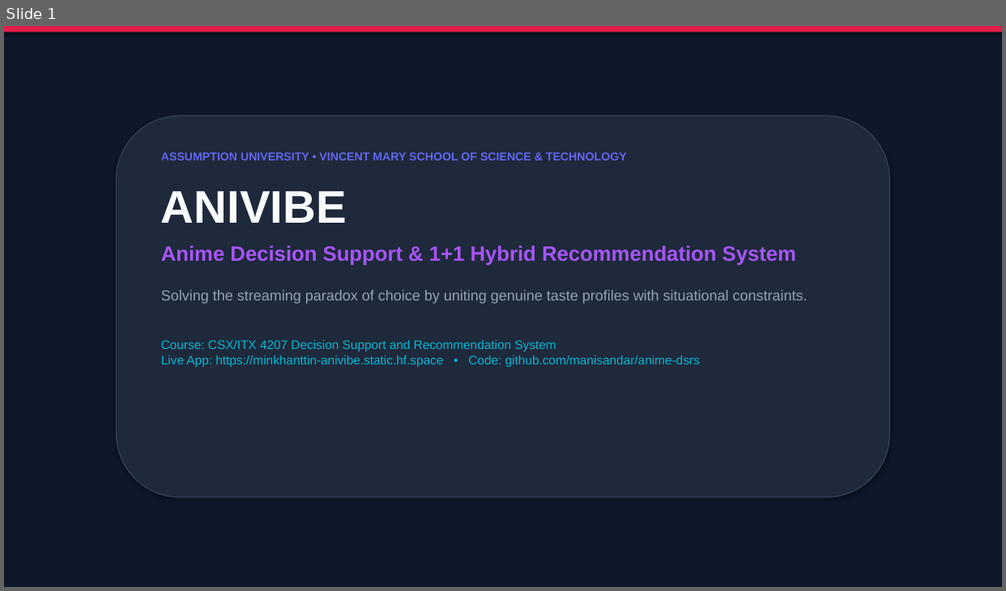
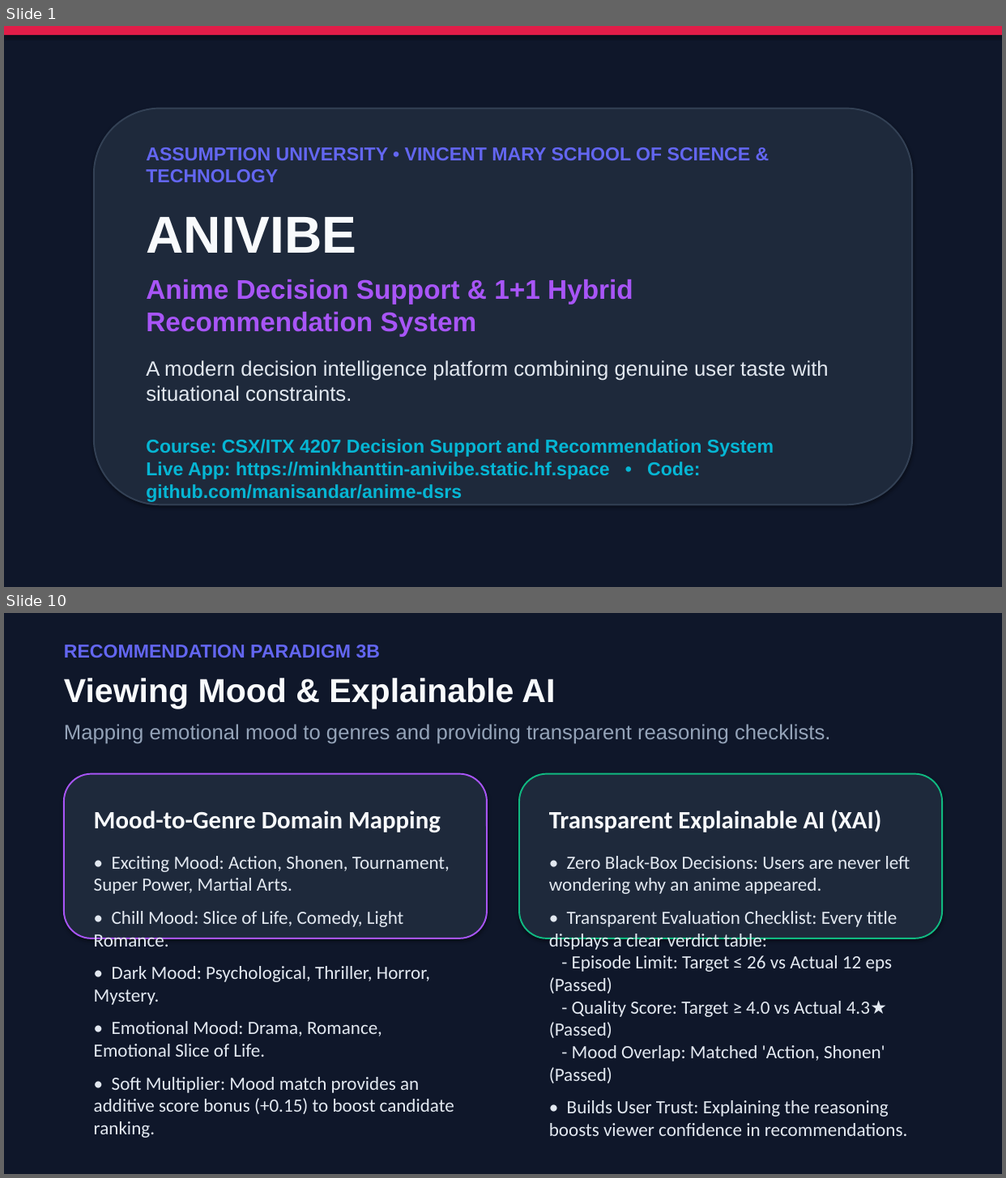
Before and after one commit to manisandar/anime-dsrs, a slide deck: ANIVIBE_Presentation.pptx. Shown one above the other, each under a label of ours: slide 1 before the commit, slides 1 and 10 after it; the slides between them are not shown. The pictures are 1006x591 and 1006x1178 pixels, drawn with LibreOffice and Linux fonts; fonts in the diff are those of the drawing. Boxes give left, top, right and bottom in pixels: in the first picture for what was removed or moved away, otherwise in the second. Text is boxed around its words. In the diff, an @@ line names an element or a change of style, - is before the commit and + after.

Commit message:
docs: revise presentation slides with min 18pt font and detailed clear explanations

```diff
--- a/ANIVIBE_Presentation.pptx
+++ b/ANIVIBE_Presentation.pptx
@@ slide 10 added at [4, 613, 1002, 1174], background #FFFFFF @@
@@ rectangle added at [4, 613, 1002, 1174], fill #0F172A @@
@@ text added at [64, 645, 381, 658], 18 pt, text #6366F1, bold @@
+RECOMMENDATION PARADIGM 3B
@@ text added at [64, 678, 555, 709], 32 pt, text #F8FAFC, bold @@
+Viewing Mood & Explainable AI
@@ text added at [64, 724, 830, 744], 20 pt, text #94A3B8 @@
+Mapping emotional mood to genres and providing transparent reasoning checklists.
@@ rounded rectangle added at [64, 774, 487, 939], fill #1E293B, outline #A855F7 1.5 pt @@
@@ rounded rectangle added at [519, 774, 942, 939], fill #1E293B, outline #10B981 1.5 pt @@
@@ text added at [94, 811, 454, 1138], 18 pt, text #E2E8F0 @@
+Mood-to-Genre Domain Mapping
+• Exciting Mood: Action, Shonen, Tournament, Super Power, Martial Arts.
+• Chill Mood: Slice of Life, Comedy, Light Romance.
+• Dark Mood: Psychological, Thriller, Horror, Mystery.
+• Emotional Mood: Drama, Romance, Emotional Slice of Life.
+• Soft Multiplier: Mood match provides an additive score bonus (+0.15) to boost candidate ranking.
@@ text added at [549, 810, 910, 1136], 18 pt, text #E2E8F0 @@
+Transparent Explainable AI (XAI)
+• Zero Black-Box Decisions: Users are never left wondering why an anime appeared.
+• Transparent Evaluation Checklist: Every title displays a clear verdict table:
+- Episode Limit: Target ≤ 26 vs Actual 12 eps (Passed)
+- Quality Score: Target ≥ 4.0 vs Actual 4.3★ (Passed)
+- Mood Overlap: Matched 'Action, Shonen' (Passed)
+• Builds User Trust: Explaining the reasoning boosts viewer confidence in recommendations.
@@ slide 1 changed as well @@
@@ rectangle: place and size @@
-rectangle at [4, 26, 1002, 32]
+rectangle at [4, 26, 1002, 35]
@@ rounded rectangle: place and size @@
-rounded rectangle at [117, 116, 889, 497]
+rounded rectangle at [94, 109, 912, 506]
@@ rounded rectangle at [94, 109, 912, 506]: outline #334155 1 pt to #334155 1.5 pt @@
@@ text "ASSUMPTION UNIVERSITY • VINCENT MARY ...": place and size @@
-text "ASSUMPTION UNIVERSITY • VINCENT MARY ..." at [161, 152, 808, 367]
+text "ASSUMPTION UNIVERSITY • VINCENT MARY ..." at [146, 148, 829, 480]
@@ text at [146, 148, 774, 480]: size 11 to 18 pt in "ASSUMPTION UNIVERSITY • VINCENT MARY SCHOOL OF ..."; size 44 to 50 pt in "ANIVIBE"; size 20 to 26 pt in "Anime Decision Support & 1+1 Hybrid Recommendation ..."; size 12 to 18 pt, bold on in "Course: CSX/ITX 4207 Decision Support and Recommendation ..."; less space between paragraphs @@
@@ text at [146, 361, 829, 402]: text changed; size 14 to 20 pt; text colour #94A3B8 to #E2E8F0 @@
-Solving the streaming paradox of choice by uniting genuine taste profiles with situational constraints.
+A modern decision intelligence platform combining genuine user taste with situational constraints.
```
Also in this commit, not shown: 4 other slides changed, 10 other slides added, 7 slides removed, 1 other file.
